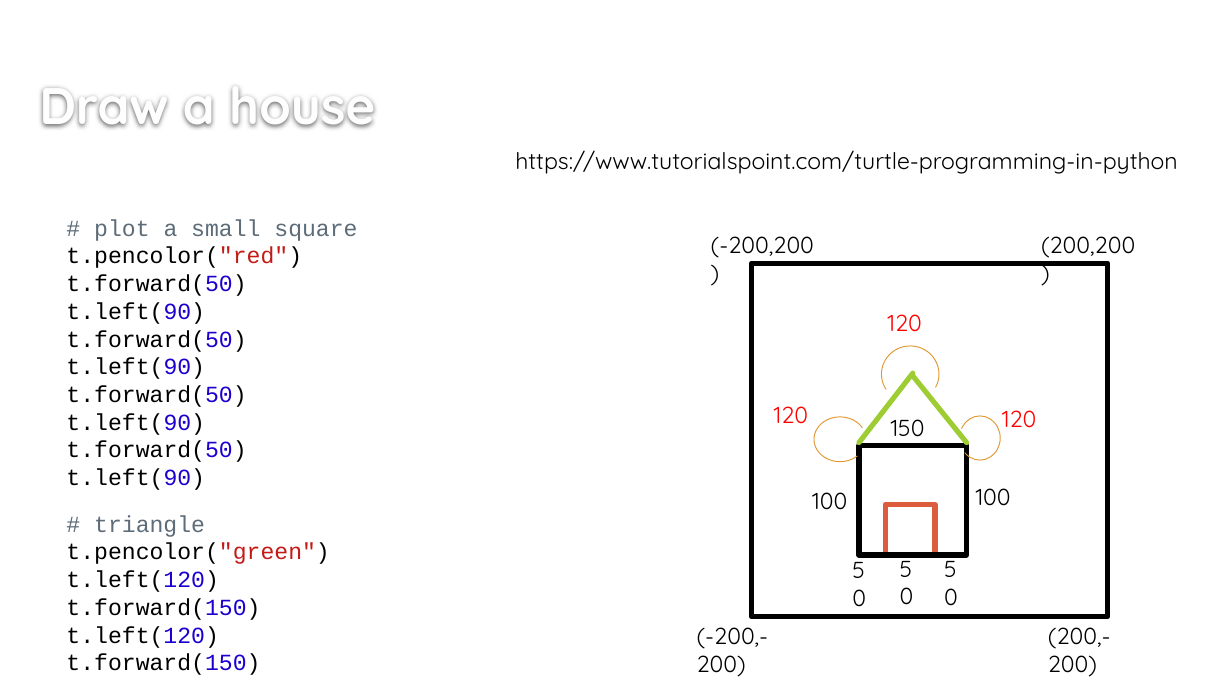
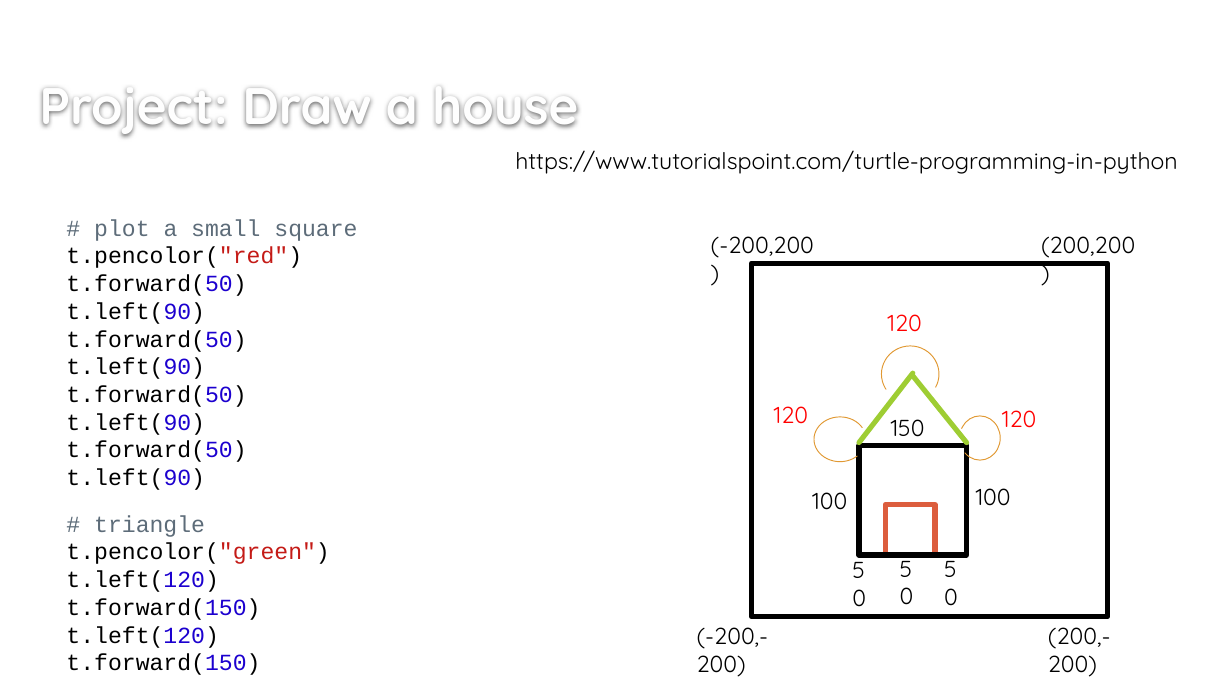
Before and after one commit to bigbrainacademy/python4kids, a slide deck: slide 9 of lec02/lec02_Turtle.pptx. Drawn at 1232x693 pixels with LibreOffice and Linux fonts; fonts in the diff are those of the drawing; background and template pictures are left out. Boxes give left, top, right and bottom in pixels: in the first picture for what was removed or moved away, otherwise in the second. Text is boxed around its words. In the diff, an @@ line names an element or a change of style, - is before the commit and + after.

```diff
--- a/lec02/lec02_Turtle.pptx
+++ b/lec02/lec02_Turtle.pptx
@@ title at (39,89,578,137): text changed @@
-Draw a house
+Project: Draw a house
```
Also in this commit, not shown: 1 slide added, 2 other files.
